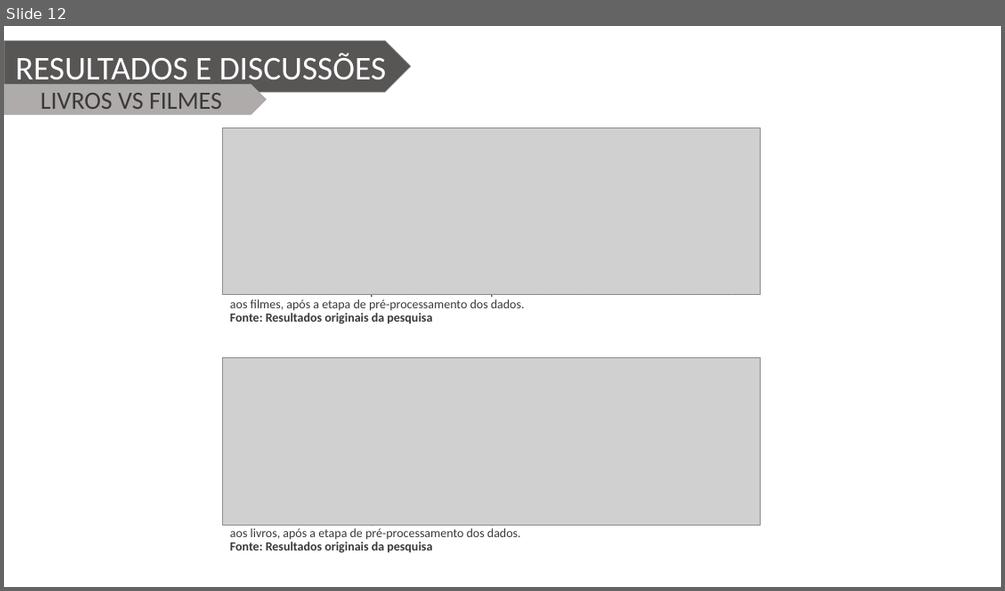
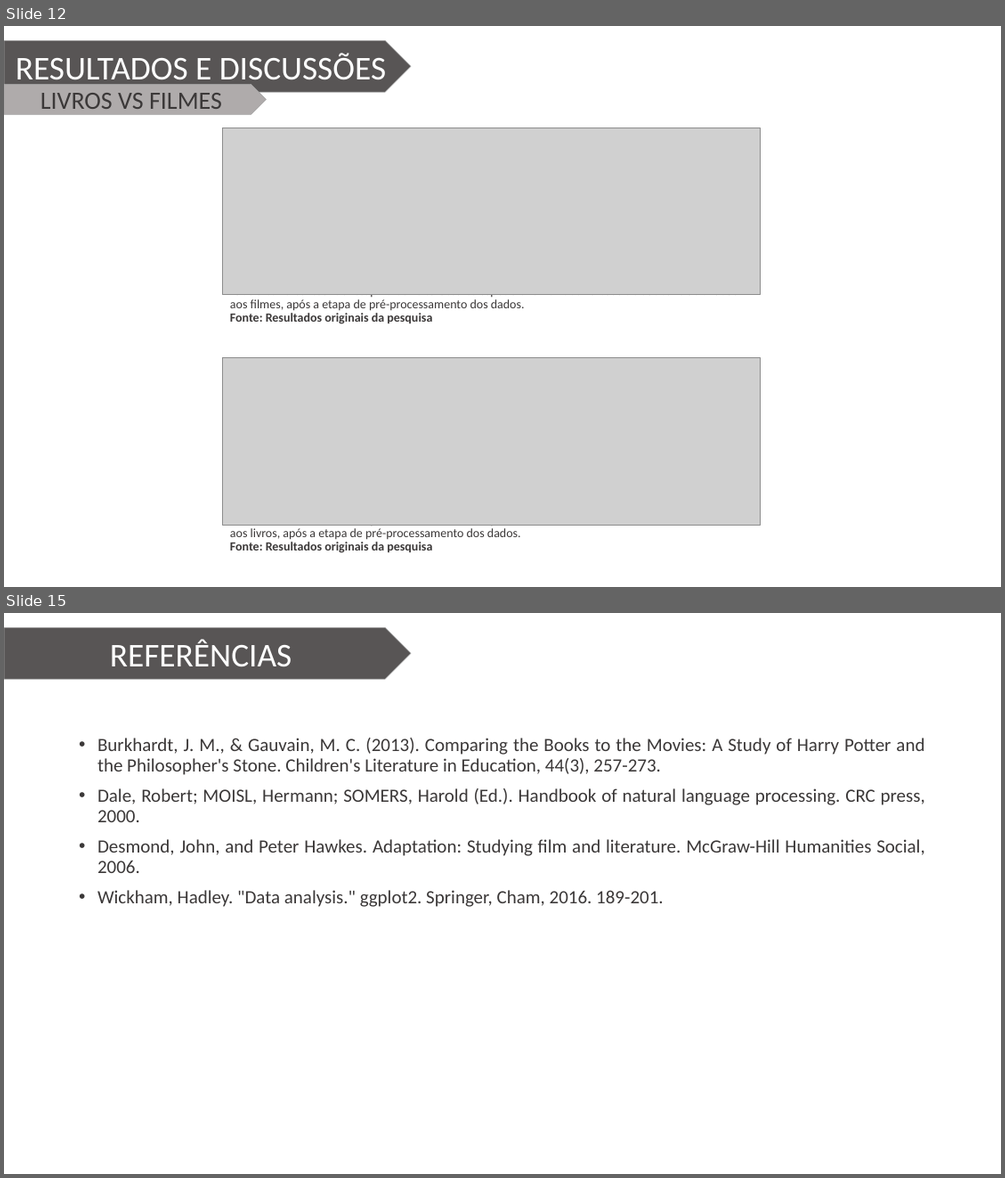
Before and after one commit to Wiryco/Natural-Language-Analysis-And-Processing, a slide deck: Apresentação/Apresentação TCC - Vinícius Andrade Lopes.pptx. Shown one above the other, each under a label of ours: slide 12 before the commit, slides 12 and 15 after it; the slides between them are not shown. The pictures are 1005x591 and 1005x1178 pixels, drawn with LibreOffice and Linux fonts; fonts in the diff are those of the drawing; grey boxes stand for pictures; background and template pictures are left out. Boxes give left, top, right and bottom in pixels: in the first picture for what was removed or moved away, otherwise in the second. Text is boxed around its words. In the diff, an @@ line names an element or a change of style, - is before the commit and + after.

```diff
--- a/Apresentação/Apresentação TCC - Vinícius Andrade Lopes.pptx
+++ b/Apresentação/Apresentação TCC - Vinícius Andrade Lopes.pptx
@@ slide 15 added at bbox=[4, 613, 1001, 1174], background picture (left out) @@
@@ pentagon arrow added at bbox=[4, 627, 411, 679], fill #3B3838 at 85% opacity, outline #A5A5A5 0.5 pt, 32 pt, text #FFFFFF @@
+REFERÊNCIAS
@@ text added at bbox=[97, 738, 925, 907], 18 pt, text #3B3838 @@
+• Burkhardt, J. M., & Gauvain, M. C. (2013). Comparing the Books to the Movies: A Study of Harry Potter and the Philosopher's Stone. Children's Literature in Education, 44(3), 257-273.
+• Dale, Robert; MOISL, Hermann; SOMERS, Harold (Ed.). Handbook of natural language processing. CRC press, 2000.
+• Desmond, John, and Peter Hawkes. Adaptation: Studying film and literature. McGraw-Hill Humanities Social, 2006.
+• Wickham, Hadley. "Data analysis." ggplot2. Springer, Cham, 2016. 189-201.
```
Also in this commit, not shown: 1 slide changed, 2 other slides added, 5 other files.
